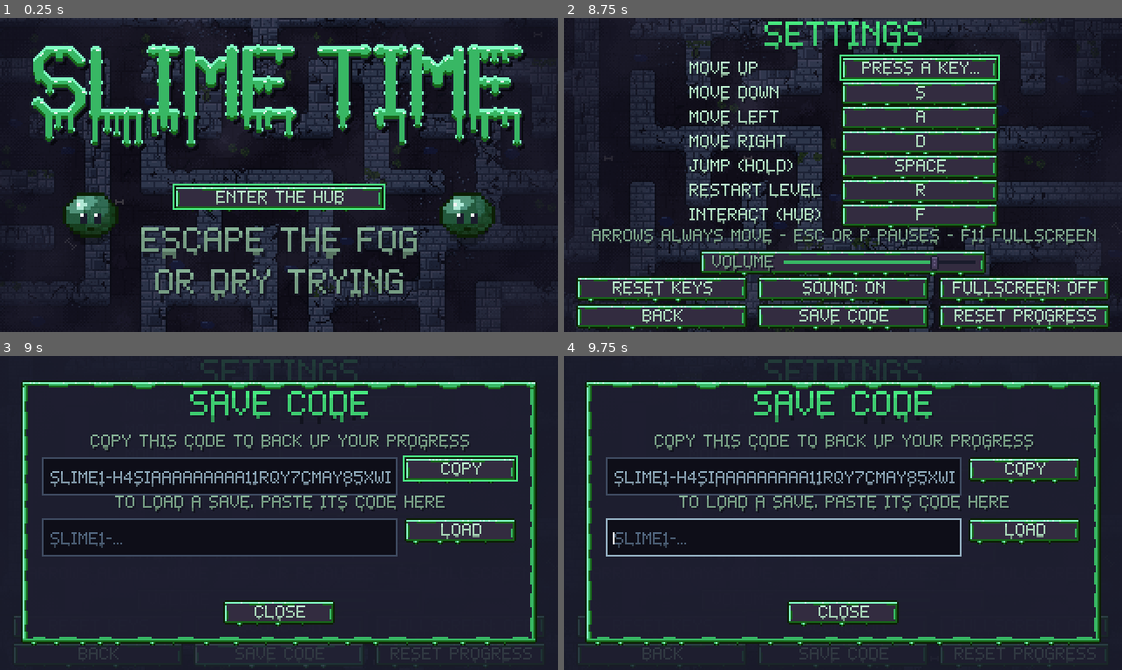
Above: before the commit, frames 1-4 (two rows, left to right).
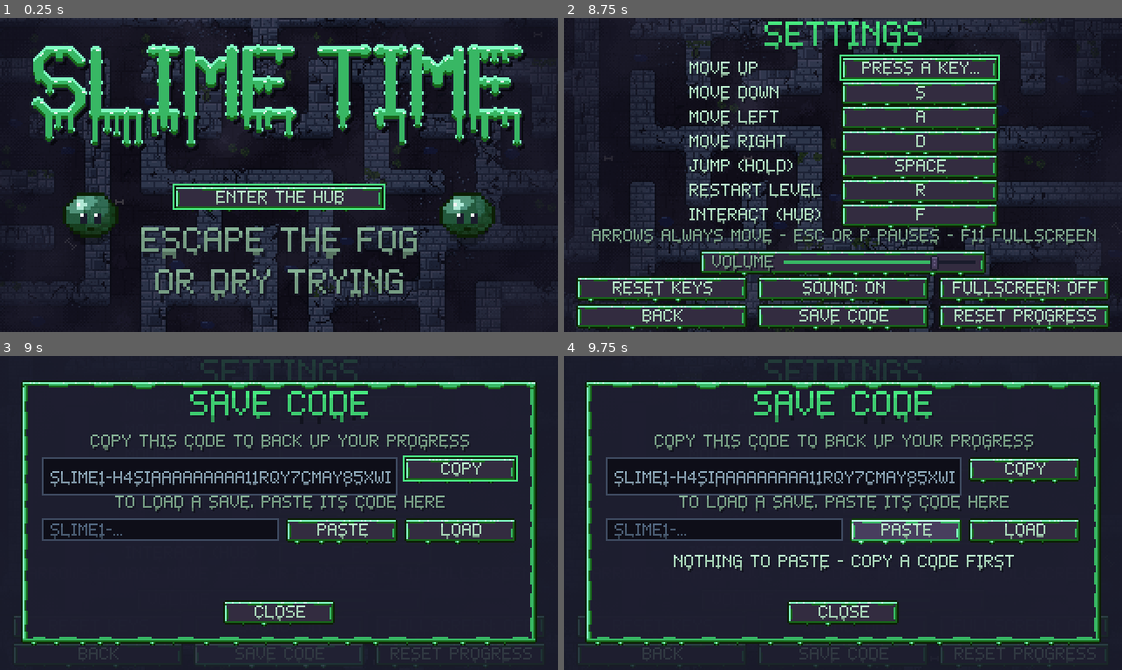
Above: after the commit, the same moments.

Repository: AveryBlue-GD/slime-time
Game: Godot game, scene res://scenes/title.tscn
Same seed, same stepped clock (60 frames per second), same inputs: the game is played once before the commit and once after it.
Inputs (mouse positions are in pixels of both pictures, inside the frame that each line leads up to):
- Up to frame 1 (0.25 s): no input
- Up to frame 2 (8.75 s): click "ENTER THE HUB" at 0.5 s; tap Enter at 1.25 s; move the mouse to (965, 159) at 1.27 s; hold D (move_right) 1.28-2 s; tap F (interact) at 1.35, 4.35, 8.1 s; click (965, 159) at 1.42 s; tap Space (jump) at 1.52, 1.82, 4.52, 4.82, 8.27, 8.57 s; drag from (731, 190) to (815, 237) at 2.02 s; move the mouse to (898, 105) at 2.77 s; hold D (move_right) 2.78-3.5 s; tap J at 2.85, 6.6 s; drag from (815, 237) to (675, 127) at 3.52 s; move the mouse to (1010, 222) at 4.27 s; hold A (move_left) 4.28-5 s; tap Escape (menu) at 4.9 s; drag from (675, 127) to (759, 96) at 5.02 s; click "ENTER THE HUB" at 5.75 s; move the mouse to (870, 175) at 6.52 s; hold S (move_down) 6.53-7.25 s; click (870, 175) at 6.67 s; drag from (759, 96) to (731, 190) at 7.27 s; move the mouse to (965, 159) at 8.02 s; hold W (move_up) from 8.03 s (still down)
- Up to frame 3 (9 s): release W (move_up) at 8.75 s; click "SAVE CODE" at 8.75 s
- Up to frame 4 (9.75 s): click (904, 528) at 9.5 s, where only the run after the commit has a clickable "PASTE"

Frames 1-2 are identical in both runs. In frame 3, 3.0% of the frame differs, in the area x 7-92%, y 51-87%; in frame 4, 4.0%.

Commit message:
Save codes: PASTE button, and pasting into the browser page fills the load box (Godot's Ctrl+V on the web pastes before the browser hands over the text)
Co-Authored-By: Claude Opus 5.5 <noreply@anthropic.com>

Diff:
--- a/scripts/ui/controls.gd
+++ b/scripts/ui/controls.gd
@@ -31,6 +31,11 @@
 var code_out: LineEdit
 var code_in: LineEdit
 var code_status: Label
+var paste_button: Button
+## In the browser: the page's paste event and the clipboard read, kept alive while they're in use.
+var _web_paste_event: JavaScriptObject
+var _web_read_done: JavaScriptObject
+var _web_read_failed: JavaScriptObject
 var copy_button: Button
 var load_button: Button
 ## LOAD has been pressed once on a working code: the next press replaces the progress.
@@ -115,6 +120,11 @@
 	_panel_label(code_panel, UIKit.make_label("TO LOAD A SAVE, PASTE ITS CODE HERE", 8, UIKit.TEXT_DIM), 80, 90)
 	code_in = _code_box(false)
 	code_in.position = Vector2(24, 93)
+	code_in.custom_minimum_size = Vector2(136, 13)  # (before size: a size under the old minimum won't stick)
+	code_in.size = Vector2(136, 13)
+	paste_button = UIKit.make_button("PASTE", _paste_code, Vector2(64, 13))
+	paste_button.position = Vector2(164, 93)
+	code_panel.add_child(paste_button)
 	code_in.placeholder_text = "SLIME1-..."
 	code_in.text_changed.connect(func(_text: String) -> void:
 		load_armed = false
@@ -155,7 +165,57 @@
 	code_status.text = ""
 	load_armed = false
 	code_panel.visible = true
+	_listen_for_web_paste()
 	copy_button.grab_focus()
+
+
+## Fills the load box from the clipboard. In a browser Godot only sees text pasted into the page,
+## and a Ctrl+V reaches the box before that text arrives, so there the clipboard is read through
+## the browser instead (it may ask for permission).
+func _paste_code() -> void:
+	if not OS.has_feature("web"):
+		_set_pasted(DisplayServer.clipboard_get())
+		return
+	var clipboard = JavaScriptBridge.get_interface("navigator").clipboard
+	if clipboard == null or not clipboard.readText:
+		code_status.text = "CLICK THE BOX AND PRESS CTRL+V"
+		return
+	_web_read_done = JavaScriptBridge.create_callback(func(args: Array) -> void: _set_pasted(str(args[0])))
+	_web_read_failed = JavaScriptBridge.create_callback(func(_args: Array) -> void:
+		code_status.text = "CLICK THE BOX AND PRESS CTRL+V")
+	clipboard.readText().then(_web_read_done).catch(_web_read_failed)
+
+
+func _set_pasted(text: String) -> void:
+	text = text.strip_edges()
+	if text == "":
+		code_status.text = "NOTHING TO PASTE - COPY A CODE FIRST"
+		return
+	code_in.text = text
+	code_in.caret_column = text.length()
+	load_armed = false
+	code_status.text = "PASTED - PRESS LOAD" if Progress.read_code(text) != null else "THAT CODE DOESN'T WORK - CHECK IT'S ALL THERE"
+	load_button.grab_focus()
+
+
+## In the browser, text pasted into the page (Ctrl+V, or paste from a phone's menu) goes straight
+## into the load box while the SAVE CODE panel is open.
+func _listen_for_web_paste() -> void:
+	if not OS.has_feature("web") or _web_paste_event != null:
+		return
+	_web_paste_event = JavaScriptBridge.create_callback(func(args: Array) -> void:
+		if not code_panel.visible:
+			return
+		var data = args[0].clipboardData
+		if data:
+			_set_pasted.call_deferred(str(data.getData("text"))))
+	JavaScriptBridge.get_interface("window").addEventListener("paste", _web_paste_event)
+
+
+func _exit_tree() -> void:
+	if _web_paste_event != null:
+		JavaScriptBridge.get_interface("window").removeEventListener("paste", _web_paste_event)
+		_web_paste_event = null
 
 
 func _close_codes() -> void:
--- a/tests/test_save_code.gd
+++ b/tests/test_save_code.gd
@@ -61,8 +61,14 @@
 	screen._load_code()
 	_check("DOESN'T WORK" in screen.code_status.text, "a bad code says so (%s)" % screen.code_status.text)
 	progress.levels_cleared = 2  # pretend the progress moved on since the code was made
-	screen.code_in.text = code
-	screen.code_in.text_changed.emit(code)
+	var box_right: float = screen.code_in.position.x + screen.code_in.size.x
+	_check(screen.paste_button.visible and screen.paste_button.position.x >= box_right and screen.paste_button.position.x + screen.paste_button.size.x <= screen.load_button.position.x,
+		"a PASTE button sits between the box and LOAD")
+	screen._set_pasted("  " + code + "\n")  # what PASTE (or a paste into the page) hands over
+	_check(screen.code_in.text == code and "PASTED" in screen.code_status.text and not screen.load_armed,
+		"pasting fills the box with the code, trimmed, and says to press LOAD (%s)" % screen.code_status.text)
+	screen._set_pasted("")
+	_check("NOTHING TO PASTE" in screen.code_status.text and screen.code_in.text == code, "an empty clipboard says so and keeps the box as it was")
 	screen._load_code()
 	_check(screen.load_armed and "PRESS LOAD AGAIN" in screen.code_status.text and progress.levels_cleared == 2,
 		"a good code asks first: it would replace your progress")
Not shown, changed: CLAUDE.md
